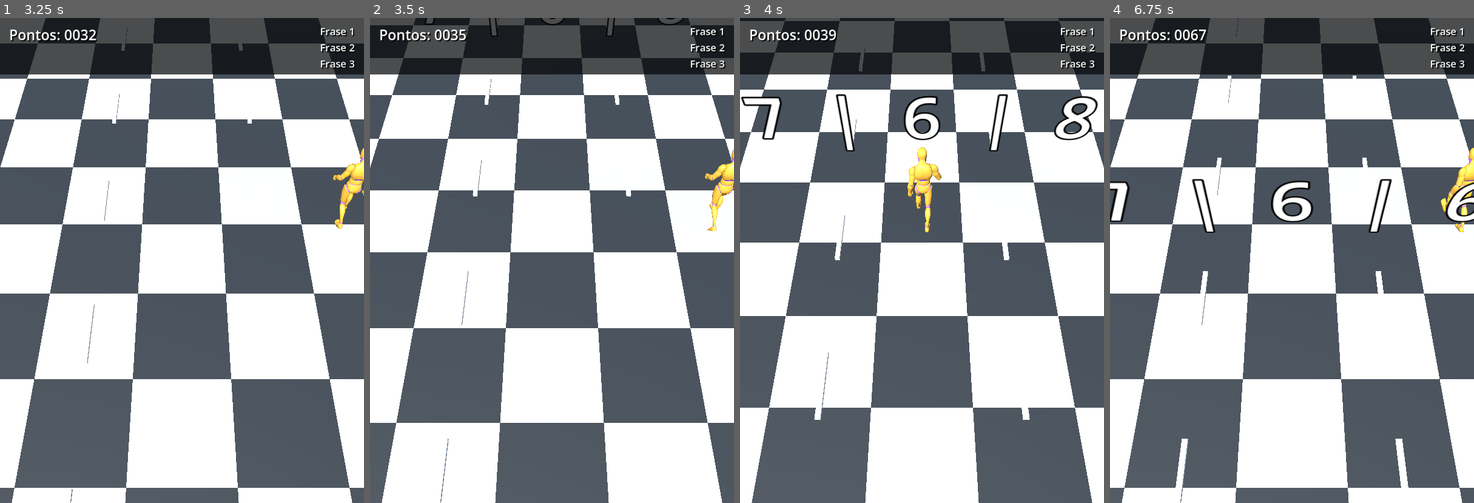
Above: before the commit, frames 1-4 (left to right).
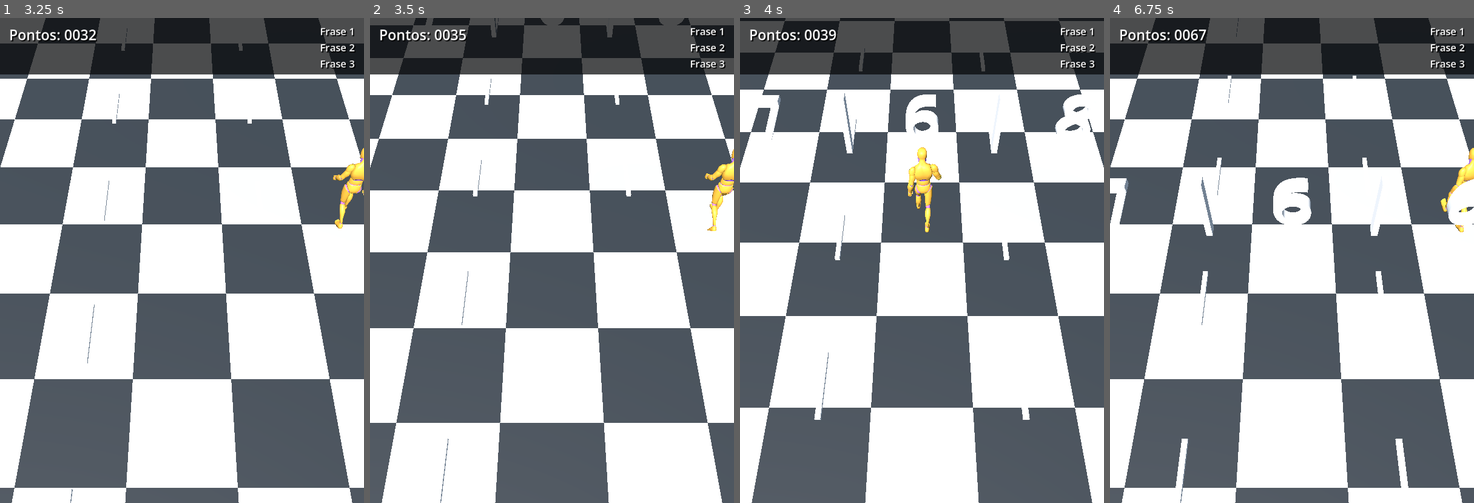
Above: after the commit, the same moments.

Repository: joaopedromsantos/CPG-2026-CTRL-Y
Game: Godot game, scene res://scenes/main.tscn
The game is run twice, just before and just after one commit, with the same random seed, the same clock (stepped at 60 frames per second) and the same inputs.
Inputs:
- Up to frame 1 (3.25 s): tap Enter at 0.5 s; hold Right 0.53-1.28 s; tap R every 0.75 s from 0.6 to 2.85 s; hold Left 1.28-2.03 s; hold Right from 2.03 s (still down)
- Up to frame 2 (3.5 s): keep holding Right
- Up to frame 3 (4 s): release Right at 3.53 s; hold Left from 3.53 s (still down); tap R at 3.6 s
- Up to frame 4 (6.75 s): tap R every 0.75 s from 4.35 to 6.6 s; release Left at 5.78 s; hold Right from 5.78 s (still down)

Frame 1 is identical in both runs. In frame 2, 0.1% of the frame differs, in the area x 15-87%, y 0-5%; in frame 3, 1.4%; in frame 4, 1.5%, in the area x 0-100%, y 32-45%.

Commit message:
feat: enhance material handling and update number label creation in RunnerBlocos

Diff:
--- a/scripts/blocos.gd
+++ b/scripts/blocos.gd
@@ -11,12 +11,15 @@
 var _distance_since_spawn := 0.0
 var _number_rows: Array[Node3D] = []
 var _rng := RandomNumberGenerator.new()
+var _mat_number: StandardMaterial3D
+var _mat_number_side: StandardMaterial3D
 
 
 func setup(lane_positions: Array[float]) -> void:
 	name = "Numeros"
 	_lane_positions = lane_positions
 	_rng.randomize()
+	_build_materials()
 	reset()
 
 
@@ -63,14 +66,27 @@
 			row.add_child(separator_label)
 
 
-func _make_number_label(text: String) -> Label3D:
-	var label := Label3D.new()
-	label.text = text
-	label.font_size = 96
-	label.pixel_size = 0.013
-	label.modulate = Color.WHITE
-	label.outline_size = 10
-	label.outline_modulate = Color.BLACK
-	label.horizontal_alignment = HORIZONTAL_ALIGNMENT_CENTER
-	label.vertical_alignment = VERTICAL_ALIGNMENT_CENTER
-	return label
+func _build_materials() -> void:
+	_mat_number = StandardMaterial3D.new()
+	_mat_number.albedo_color = Color.WHITE
+	_mat_number.roughness = 0.32
+
+	_mat_number_side = StandardMaterial3D.new()
+	_mat_number_side.albedo_color = Color(0.04, 0.04, 0.05)
+	_mat_number_side.roughness = 0.45
+
+
+func _make_number_label(text: String) -> MeshInstance3D:
+	var text_mesh := TextMesh.new()
+	text_mesh.text = text
+	text_mesh.font_size = 96
+	text_mesh.pixel_size = 0.013
+	text_mesh.depth = 0.18
+	text_mesh.horizontal_alignment = HORIZONTAL_ALIGNMENT_CENTER
+	text_mesh.vertical_alignment = VERTICAL_ALIGNMENT_CENTER
+
+	var mesh := MeshInstance3D.new()
+	mesh.mesh = text_mesh
+	mesh.set_surface_override_material(0, _mat_number)
+	mesh.set_surface_override_material(1, _mat_number_side)
+	return mesh
